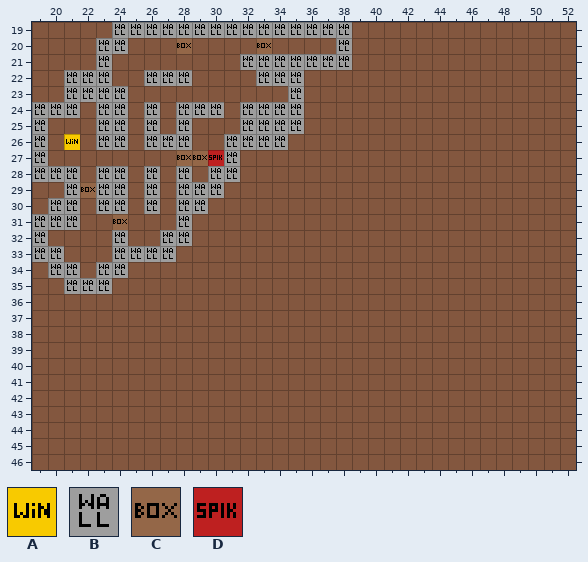
A Tiled map gets an edit: assets/maps/chapters/tutorial/tutorial_box.tmx. This is how it looked before the edit.
Cells are 16x16 px. Shown: x 19..52, y 19..46.
Key: from "GameplayTileset": A 0, B 2, C 10, D 16.
_ is an empty cell.
Layers that did not change in this view are not listed.
Layer "Gameplay" before, first column x 19:
19 _____BBBBBBBBBBBBBBB______________
20 ____BB___C____C____B______________
21 ____B________BBBBBBB______________
22 __BBB__BBB____BBB_________________
23 __BBBB__________B_________________
24 BBB_BB_B_BBB_BBBB_________________
25 B___BB_B_B___BBBB_________________
26 B_A_BB_BBB__BBBB__________________
27 B________CCDB_____________________
28 BBB_BB_B_B_BB_____________________
29 __BCBB_B_BBB______________________
30 _BB_BB_B_BB_______________________
31 BBB__C___B________________________
32 B____B__BB________________________
33 BB___BBBB_________________________
34 _BB_BB____________________________
35 __BBB_____________________________
36 __________________________________
37 __________________________________
38 __________________________________
39 __________________________________
40 __________________________________
41 __________________________________
42 __________________________________
43 __________________________________
44 __________________________________
45 __________________________________
46 __________________________________
After:
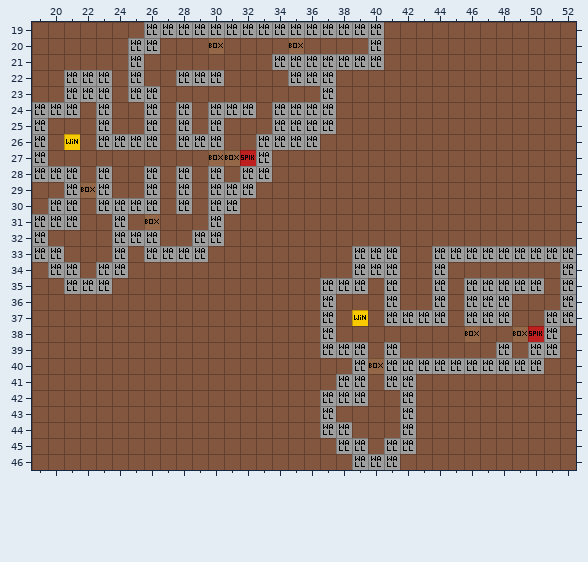
Diff:
Changed rows in their new state; . is an unchanged cell.
Layer "Gameplay":
first column x 23:
19 .__.............BB............
20 __BB._.C.._.C.._.B............
21 _.B......__.....BB............
22 ..B__.BB..__.BB...............
23 ._BB........_.B...............
24 ._...._.B._..BB...............
25 ._.....B.__..BB...............
26 ..B._.BB__..BB................
27 .....__CCDB...................
28 ._......_BB...................
29 ._...._.BB....................
30 ..B..._BB.....................
31 .B.C._.B......................
32 ..BB__BB......................
33 .._..BB.........BBB..BBBBBBBBB
34 ................BBB..B.......B
35 ..............BBB.B..B.BBBBB.B
36 ..............B...B..B.BBB...B
37 ..............B.A.BBBB.BBB..BB
38 ..............B........C..CDB.
39 ..............BBB.B......B.BB.
40 ................BCBBBBBBBBBB..
41 ...............BB.BB..........
42 ..............BBB..B..........
43 ..............B....B..........
44 ..............BB...B..........
45 ...............BB.BB..........
46 ................BBB...........
